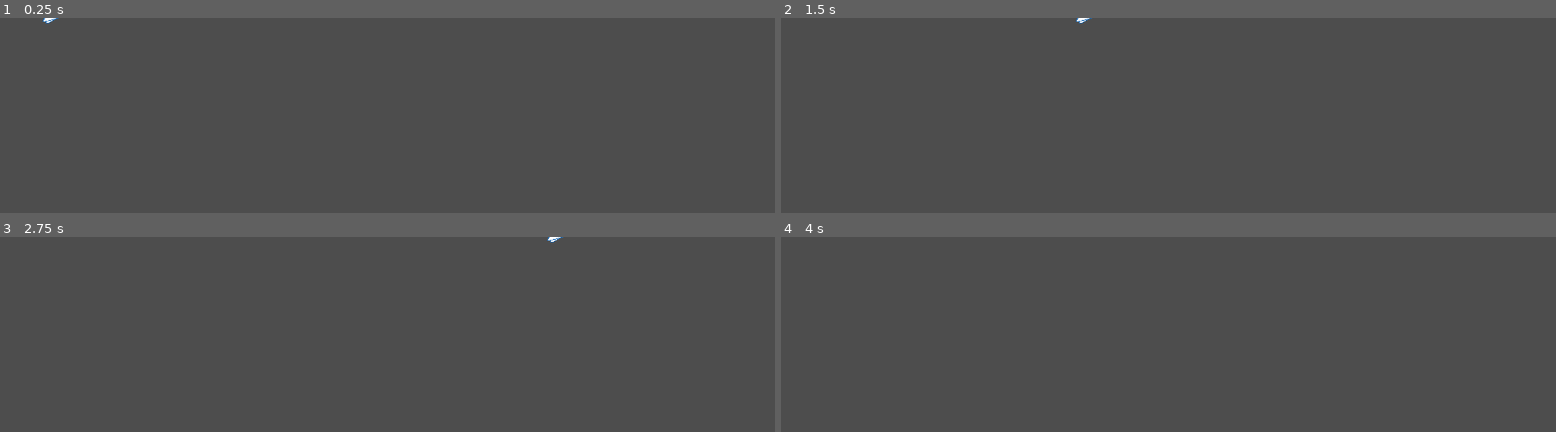
Above: before the commit, frames 1-4 (two rows, left to right).
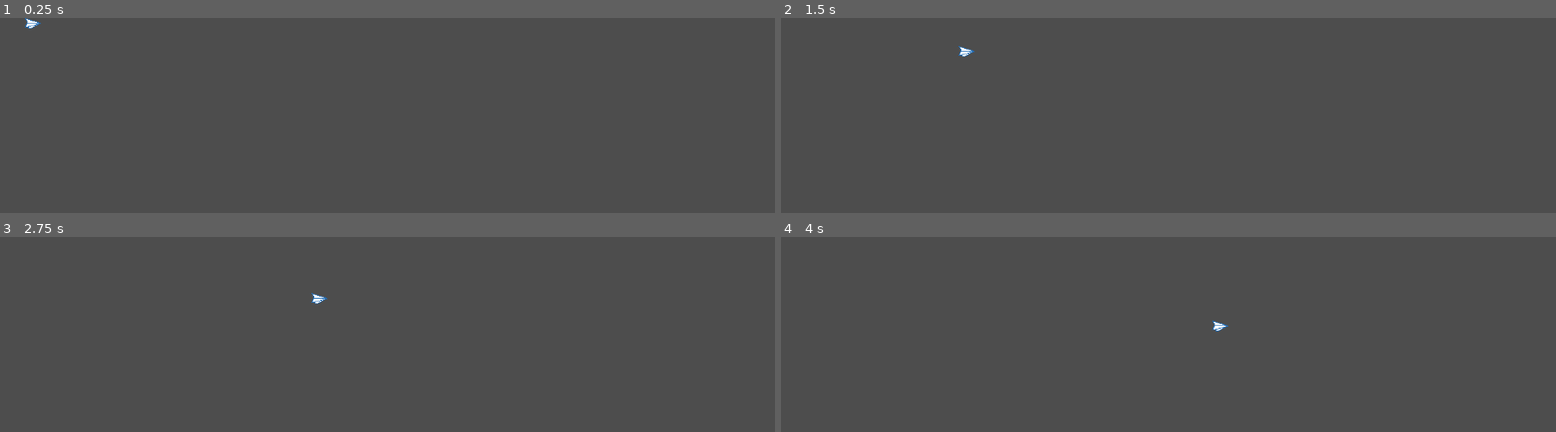
Above: after the commit, the same moments.

Repository: magnusculley/papergame
Game: Godot game, scene res://main.tscn
The game is run twice, just before and just after one commit, with the same random seed, the same clock (stepped at 60 frames per second) and the same inputs. The engine's default icon, where the game draws it, is replaced by a stand-in: a white triangle on a blue panel in a dark square.
Inputs:
- Up to frame 1 (0.25 s): no input
- Up to frame 2 (1.5 s): tap Enter (ui_accept) at 0.5, 0.77 s; hold Right (ui_right) from 0.53 s (still down)
- Up to frame 3 (2.75 s): tap Enter (ui_accept) at 1.52 s; release Right (ui_right) at 2.03 s; hold Left (ui_left) from 2.03 s (still down)
- Up to frame 4 (4 s): tap Enter (ui_accept) at 2.75, 3.02, 3.5, 3.77 s; release Left (ui_left) at 2.78 s; hold Right (ui_right) from 2.78 s (still down)

The runs differ from the first frame. In frame 1, 0.1% of the frame differs, in the area x 3-8%, y 0-6%; in frame 2, 0.1%, in the area x 22-41%, y 0-20%; in frame 3, 0.1%; in frame 4, less than 0.1%.

Commit message:
moved plane, trying to integrate gravity

Diff:
--- a/main/main.tscn
+++ b/main/main.tscn
@@ -1,6 +1,6 @@
 [gd_scene load_steps=4 format=3 uid="uid://cmeb4g4ak0quc"]
 
-[ext_resource type="PackedScene" uid="uid://fvtptorv016o" path="res://plane.tscn" id="1_0xm2m"]
+[ext_resource type="PackedScene" uid="uid://fvtptorv016o" path="res://plane/plane.tscn" id="1_0xm2m"]
 [ext_resource type="PackedScene" uid="uid://c1bpjt6m53b6i" path="res://character.tscn" id="1_tqvuq"]
 
 [sub_resource type="RectangleShape2D" id="RectangleShape2D_bxhan"]
--- a/main/plane.gd
+++ /dev/null
@@ -1,11 +0,0 @@
-extends CharacterBody2D
-@onready var ray = $RayCast2D
-
-func _ready():
-	pass
-
-func _process(delta):
-	if Input.is_action_just_pressed("down"):
-		self.ray.rotate(5)
-	velocity=self.ray.target_position
-	move_and_slide()
--- /dev/null
+++ b/main/plane/plane.gd
@@ -0,0 +1,26 @@
+extends CharacterBody2D
+var speed = 2
+var direction=Vector2(100,0)
+const ANGLE =.01
+const GRAVITY = Vector2(0,2000)
+const DRAG=.002
+const LIFT=0
+
+func _process(delta):
+	#ROTATION
+	if Input.is_action_pressed("down"):
+		direction=direction.rotated(ANGLE)
+		rotate(ANGLE)
+	if Input.is_action_pressed("up"):
+		direction=direction.rotated(-ANGLE)
+		rotate(-ANGLE)
+	#APPLYING DRAG TO SPEED
+	var drag_force=DRAG*(pow(speed,2)/2)
+	speed =speed-drag_force
+	#PRE VELOCITY
+	velocity=direction*speed
+	#GRAVITY
+	print(delta)
+	velocity+=GRAVITY*delta
+	print(velocity)
+	move_and_slide()
--- a/main/plane.tscn
+++ b/main/plane/plane.tscn
@@ -1,7 +1,7 @@
 [gd_scene load_steps=4 format=3 uid="uid://fvtptorv016o"]
 
-[ext_resource type="Script" uid="uid://giexu5f8rbkg" path="res://plane.gd" id="1_dpar4"]
-[ext_resource type="Texture2D" uid="uid://ddwo32rb7cwhj" path="res://import/Plane.png" id="1_xytly"]
+[ext_resource type="Script" uid="uid://giexu5f8rbkg" path="res://plane/plane.gd" id="1_dpar4"]
+[ext_resource type="Texture2D" uid="uid://ddwo32rb7cwhj" path="res://plane/Plane.png" id="1_xytly"]
 
 [sub_resource type="SpriteFrames" id="SpriteFrames_lse0n"]
 animations = [{
@@ -23,6 +23,3 @@
 [node name="CollisionPolygon2D" type="CollisionPolygon2D" parent="."]
 build_mode = 1
 polygon = PackedVector2Array(-12, -8, 12, 0, 12, 1, -2, 8, -7, 8, -7, 6, -12, 6, -9, 0)
-
-[node name="RayCast2D" type="RayCast2D" parent="."]
-target_position = Vector2(300, 0)
Renamed: main/import/Plane.png -> main/plane/Plane.png
Not shown, changed: main/plane/Plane.png.import
Renamed: main/plane.gd.uid -> main/plane/plane.gd.uid
